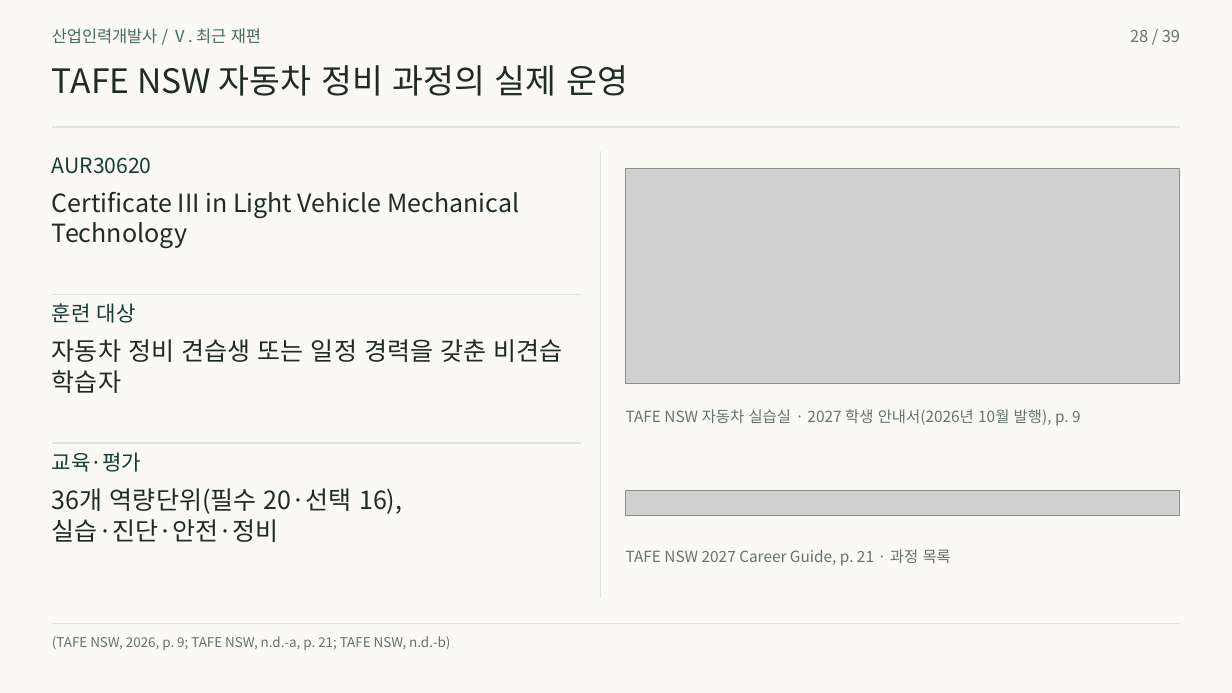
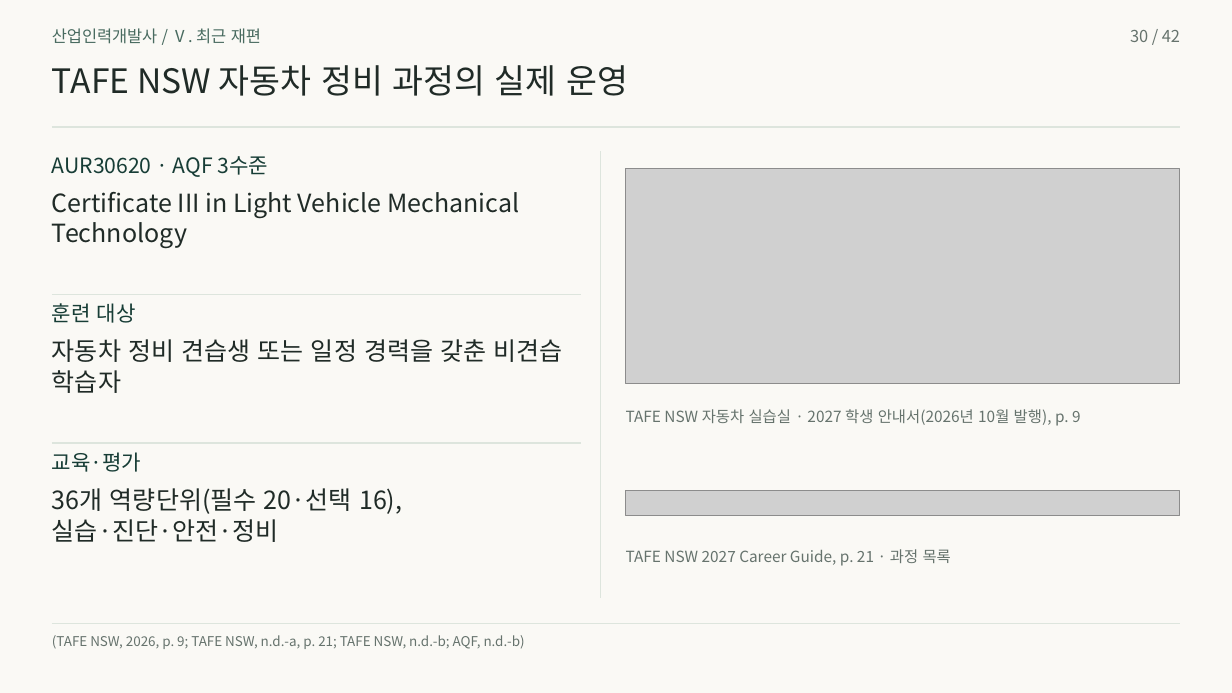
Before and after one commit to 01Chungee10/vet-history-rehearsal, a slide deck: slide 30 of au-cn-2026/presentation.pptx (slide 28 before the commit). Drawn at 1232x693 pixels with LibreOffice and Linux fonts; fonts in the diff are those of the drawing; grey boxes stand for pictures. Boxes give left, top, right and bottom in pixels: in the first picture for what was removed or moved away, otherwise in the second. Text is boxed around its words. In the diff, an @@ line names an element or a change of style, - is before the commit and + after.

```diff
--- a/au-cn-2026/presentation.pptx
+++ b/au-cn-2026/presentation.pptx
@@ text at bbox=[1130, 30, 1180, 42]: text changed @@
-28 / 39
+30 / 42
@@ text at bbox=[52, 156, 268, 177]: text changed @@
-AUR30620
+AUR30620 · AQF 3수준
@@ text at bbox=[52, 635, 525, 649]: text changed @@
-(TAFE NSW, 2026, p. 9; TAFE NSW, n.d.-a, p. 21; TAFE NSW, n.d.-b)
+(TAFE NSW, 2026, p. 9; TAFE NSW, n.d.-a, p. 21; TAFE NSW, n.d.-b; AQF, n.d.-b)
```
Also in this commit, not shown: 38 other slides changed, 3 slides added, 46 other files.
